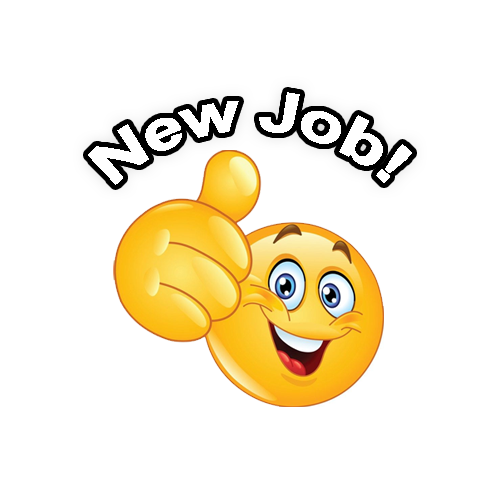
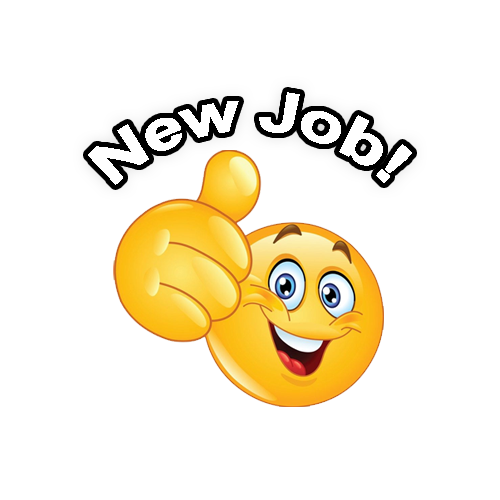
Revision of a layered 500x500 image; what changed, layer by layer:
painted on "Layer 4" over [310, 330, 384, 407]